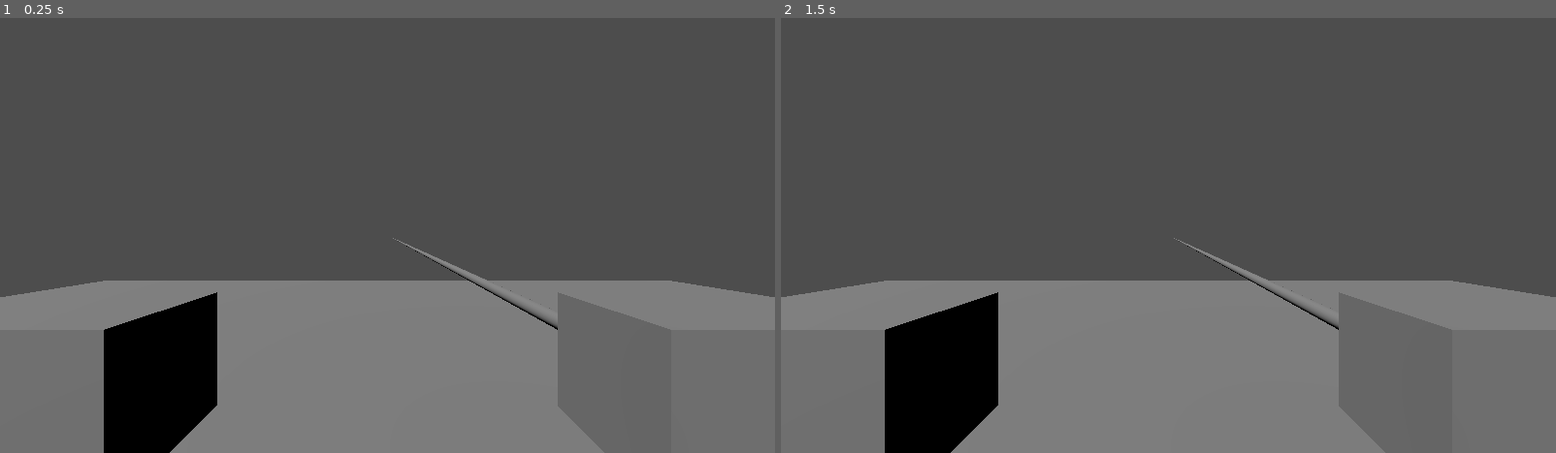
Above: before the commit, frames 1-2 (left to right).
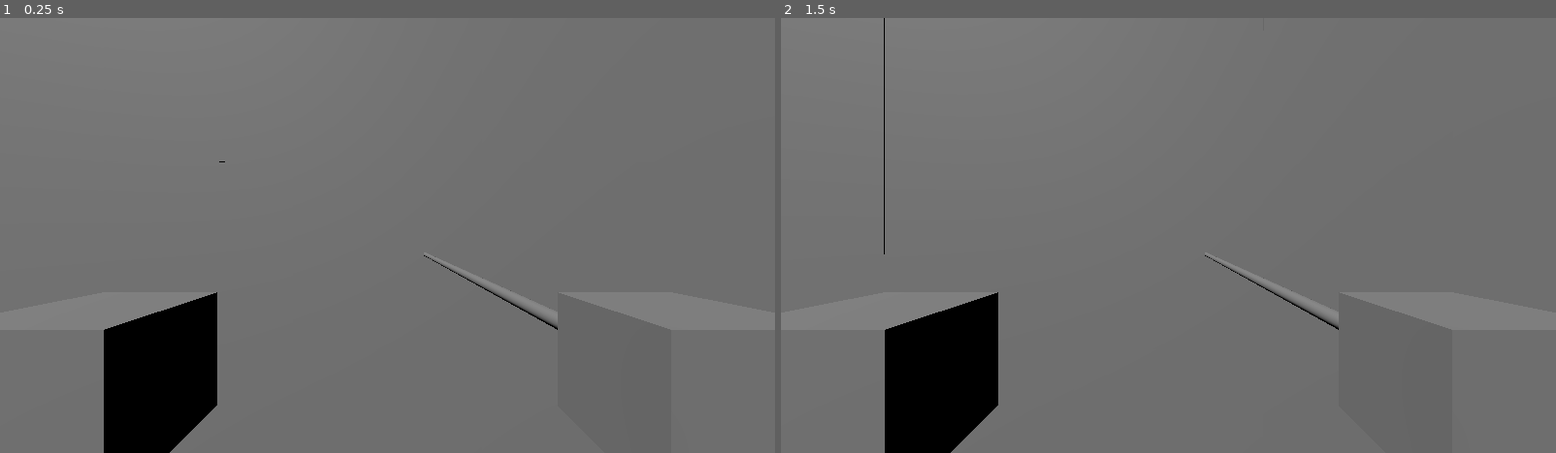
Above: after the commit, the same moments.

Repository: hweij/Kick-a-Brick
Game: Godot game, scene res://main.tscn
Two runs of this game, one before a commit and one after it. Both use one fixed random seed, a clock stepped at 60 frames per second and the inputs below.
Inputs:
- Up to frame 1 (0.25 s): no input
- Up to frame 2 (1.5 s): tap Enter at 0.5 s; tap Space at 1.25 s

The runs differ from the first frame. In frame 1, 61% of the frame differs, in the area x 0-100%, y 0-65%; in frame 2, 61%.

Commit message:
create wall from rigid box instances

Diff:
--- a/main.gd
+++ b/main.gd
@@ -22,6 +22,16 @@
 	leftController = get_node("Player/XROrigin3D/LeftController");
 	rightController = get_node("Player/XROrigin3D/LeftController");
 
+	create_wall()
+
 func _process(_delta):
 	pass
 	# print(leftController.get_input("trigger_click"))
+
+func create_wall():
+	var scene = load("res://rigid_box.tscn")
+	for row in 3:
+		for col in 7:
+			var box = scene.instantiate()
+			self.add_child(box)
+			box.transform.origin = Vector3(col - 3, row + 0.5, -2)
--- a/main.tscn
+++ b/main.tscn
@@ -1,8 +1,7 @@
-[gd_scene load_steps=6 format=3 uid="uid://b3alaphrv0bhe"]
+[gd_scene load_steps=5 format=3 uid="uid://b3alaphrv0bhe"]
 
 [ext_resource type="Script" path="res://main.gd" id="1_dlnwc"]
 [ext_resource type="PackedScene" uid="uid://chocfnd1gnxcl" path="res://player.tscn" id="2_08ovr"]
-[ext_resource type="PackedScene" uid="uid://6rf8v1q51180" path="res://rigid_box.tscn" id="3_if1kw"]
 
 [sub_resource type="BoxShape3D" id="BoxShape3D_pcrbq"]
 size = Vector3(20, 1, 20)
@@ -26,6 +25,3 @@
 
 [node name="MeshInstance3D" type="MeshInstance3D" parent="Floor"]
 mesh = SubResource("PlaneMesh_y03x2")
-
-[node name="RigidBox" parent="." instance=ExtResource("3_if1kw")]
-transform = Transform3D(1, 0, 0, 0, 1, 0, 0, 0, 1, -3, 0.5, -2)
